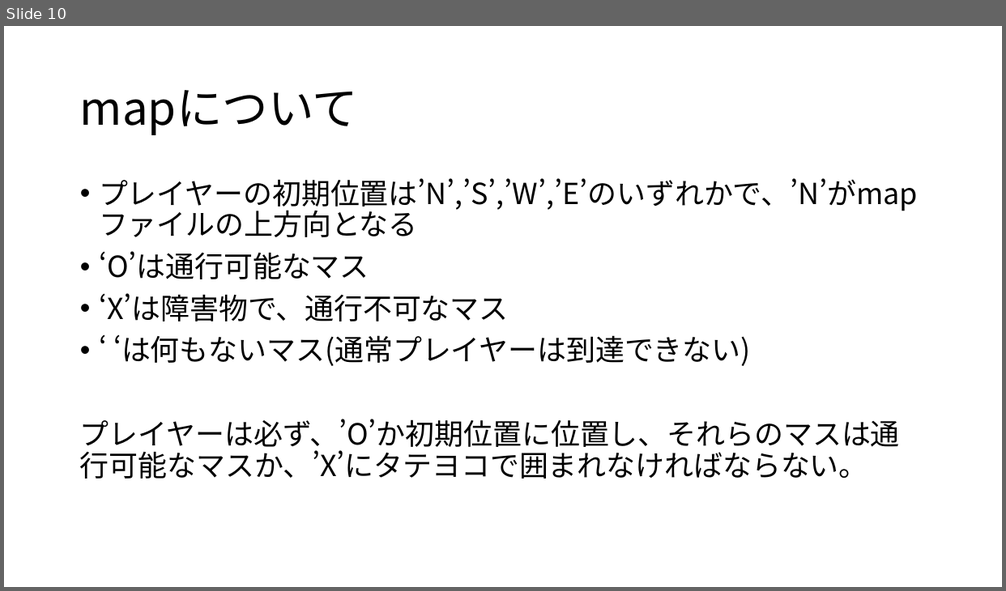
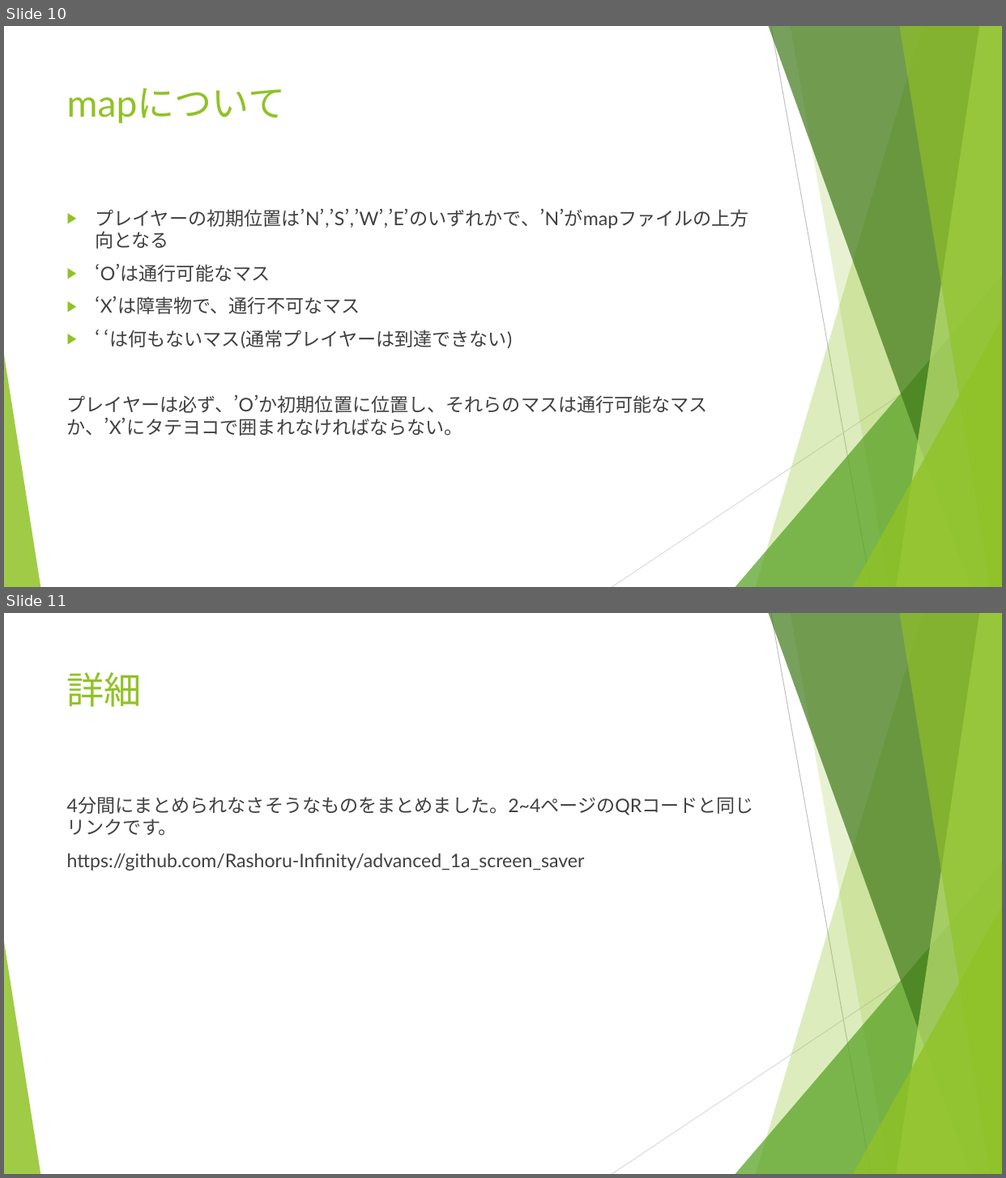
Before and after one commit to Rashoru-Infinity/advanced_1a_screen_saver, a slide deck: presentation.pptx. Shown one above the other, each under a label of ours: slide 10 before the commit, slides 10 and 11 after it. The pictures are 1006x591 and 1006x1178 pixels, drawn with LibreOffice and Linux fonts; fonts in the diff are those of the drawing. Boxes give left, top, right and bottom in pixels: in the first picture for what was removed or moved away, otherwise in the second. Text is boxed around its words. In the diff, an @@ line names an element or a change of style, - is before the commit and + after.

```diff
--- a/presentation.pptx
+++ b/presentation.pptx
@@ slide 11 added at box(4, 613, 1002, 1174), background #FFFFFF; not listed: 10 template elements that a slide beside it also shows @@
@@ title added at box(67, 672, 142, 707), 36 pt, text #90C226 @@
+詳細
@@ text added at box(67, 797, 754, 871), 18 pt, text #404040 @@
+4分間にまとめられなさそうなものをまとめました。2~4ページのQRコードと同じリンクです。
+https://github.com/Rashoru-Infinity/advanced_1a_screen_saver
@@ slide 10 changed as well @@
@@ title "mapについて": place and size @@
-title "mapについて" at box(80, 90, 358, 135)
+title "mapについて" at box(67, 88, 286, 123)
@@ title "mapについて" at box(67, 88, 286, 123): size 44 to 36 pt, font Noto Sans CJK JP to Lato, text colour #000000 to #90C226; line spacing 0.9 to 1; vertical alignment middle to top @@
@@ text "プレイヤーの初期位置は’N’,’S’,’W’,’E’のいずれかで、’N’がmapファイルの上方向となる": place and size @@
-text "プレイヤーの初期位置は’N’,’S’,’W’,’E’のいずれかで、’N’がmapファイルの上方向となる" at box(80, 178, 918, 479)
+text "プレイヤーの初期位置は’N’,’S’,’W’,’E’のいずれかで、’N’がmapファイルの上方向となる" at box(67, 209, 749, 436)
@@ text "プレイヤーの初期位置は’N’,’S’,’W’,’E’のいずれかで、’N’がmapファイルの上方向となる" at box(67, 209, 749, 436): size 28 to 18 pt, font Noto Sans CJK JP to Lato, text colour #000000 to #404040; bullet • to ▶; line spacing 0.9 to 1 @@
@@ group added at box(4, 26, 1002, 587): 5 freeform shapes, 3 triangles, 2 lines @@
```
Also in this commit, not shown: 7 other slides changed, 2 other slides added, 2 slides removed, 2 other files.
